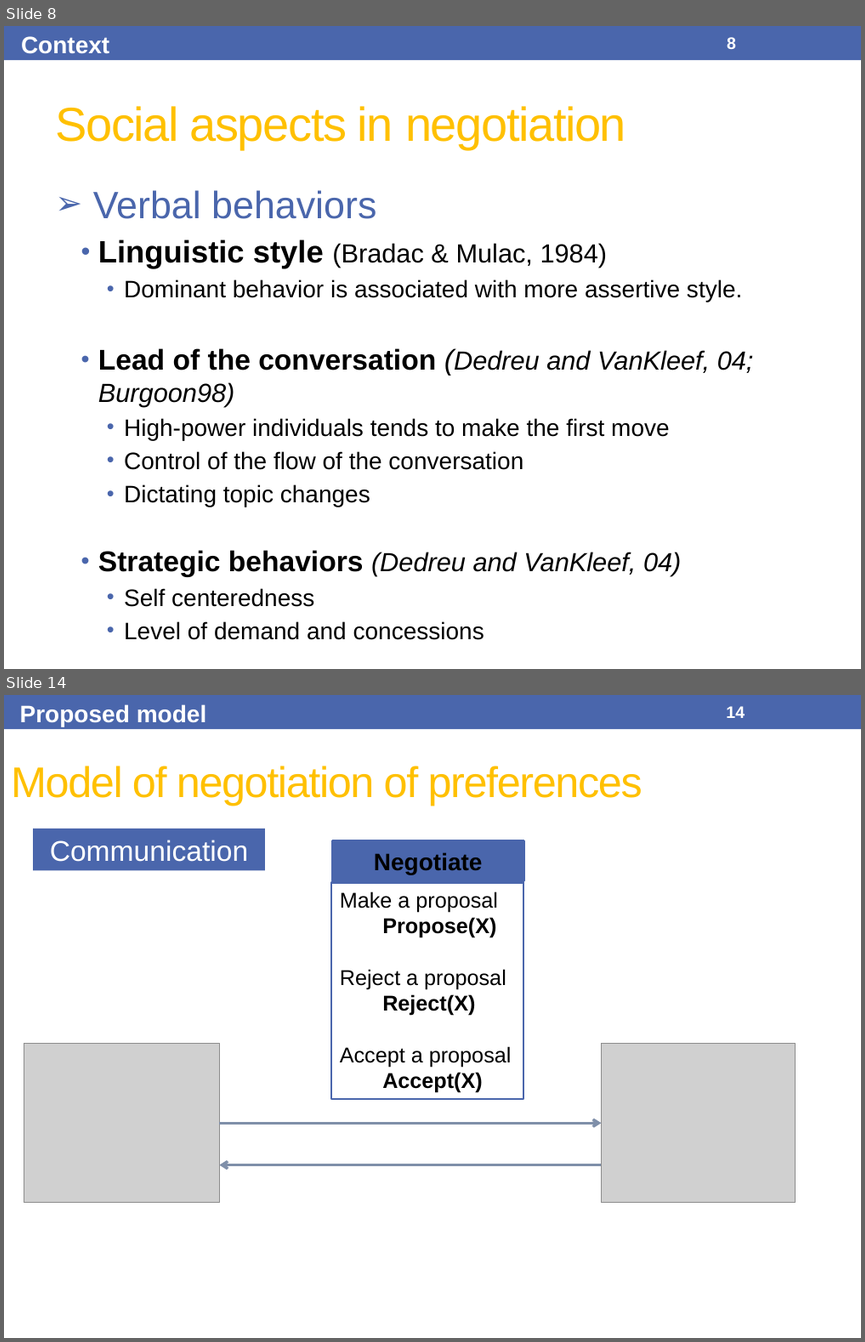
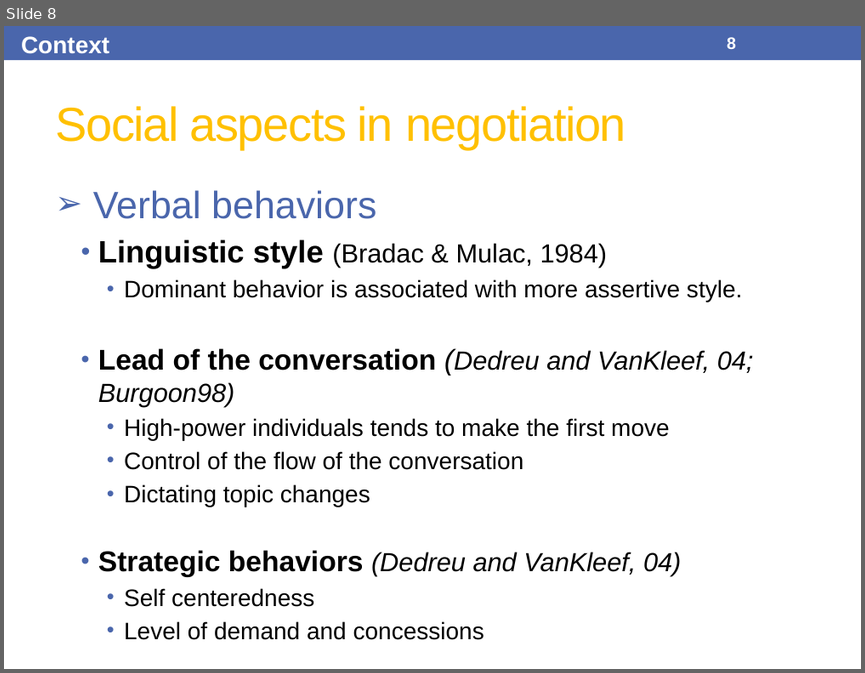
Before and after one commit to Olydia/Discolog, a slide deck: papers/Presentations/IVA17/IVA17.pptx. Shown one above the other, each under a label of ours: slides 8 and 14 before the commit, slide 8 after it; the slides between them are not shown. The pictures are 865x1342 and 865x673 pixels, drawn with LibreOffice and Linux fonts; fonts in the diff are those of the drawing; grey boxes stand for pictures. Boxes give left, top, right and bottom in pixels: in the first picture for what was removed or moved away, otherwise in the second. Text is boxed around its words. In the diff, an @@ line names an element or a change of style, - is before the commit and + after.

```diff
--- a/papers/Presentations/IVA17/IVA17.pptx
+++ b/papers/Presentations/IVA17/IVA17.pptx
@@ slide 14 removed at (4, 695, 861, 1338), background #FFFFFF; not listed: 1 template element that a slide beside it also shows @@
@@ text removed at (20, 704, 206, 727) @@
-Proposed model
@@ page number removed at (726, 706, 744, 718) @@
-14
@@ title removed at (11, 766, 642, 805) @@
-Model of negotiation of preferences
@@ rectangle removed at (33, 828, 265, 871) @@
-Communication
@@ rectangle removed at (332, 840, 523, 881) @@
-Negotiate
@@ rectangle removed at (331, 883, 524, 1099) @@
-Make a proposal
-  Propose(X)
-Reject a proposal
-  Reject(X)
-Accept a proposal
-  Accept(X)
@@ picture removed at (24, 1043, 219, 1202) @@
@@ picture removed at (602, 1043, 794, 1202) @@
@@ arrow removed from (219, 1123) to (602, 1123) @@
@@ arrow removed from (602, 1164) to (219, 1164) @@
```
Also in this commit, not shown: 22 slides changed, 5 slides added, 6 other slides removed, 5 other files.
